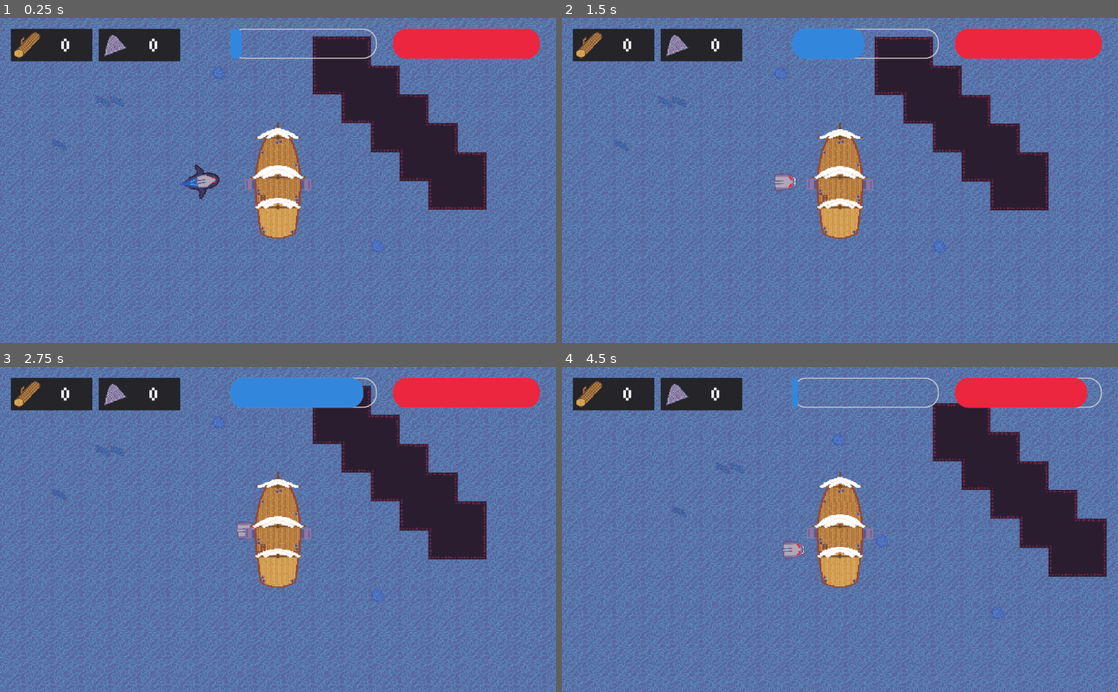
Above: before the commit, frames 1-4 (two rows, left to right).
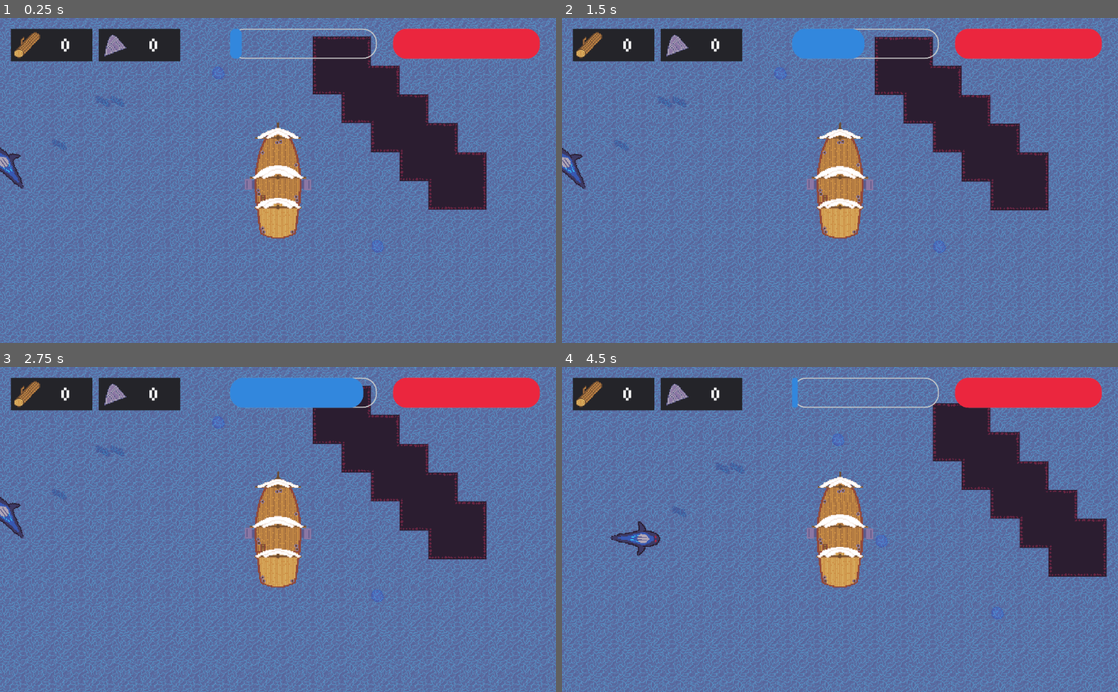
Above: after the commit, the same moments.

Repository: McLovin3/Calderia
Game: Godot game, scene res://TestScene.tscn
Two runs of this game, one before a commit and one after it. Both use one fixed random seed, a clock stepped at 60 frames per second and the inputs below.
Inputs (mouse positions are in pixels of both pictures, inside the frame that each line leads up to):
- Up to frame 1 (0.25 s): no input
- Up to frame 2 (1.5 s): tap Enter at 0.5 s; move the mouse to (962, 164) at 0.52 s; hold Middle mouse button (fish) 0.53-1.28 s; hold D (turn_right) from 0.53 s (still down); click (962, 164) at 0.67 s; tap W (up) at 0.77 s; move the mouse to (728, 196) at 1.27 s; right-click (728, 196) at 1.35 s
- Up to frame 3 (2.75 s): tap W (up) at 1.52 s; tap Middle mouse button (fish) at 1.55 s; move the mouse to (333, 458) at 2.02 s; release D (turn_right) at 2.03 s; hold A (turn_left) from 2.03 s (still down); hold Middle mouse button (fish) from 2.03 s (still down)
- Up to frame 4 (4.5 s): move the mouse to (812, 594) at 2.77 s; release A (turn_left) at 2.78 s; release Middle mouse button (fish) at 2.78 s; hold D (turn_right) 2.78-4.28 s; click (812, 594) at 2.85 s; tap W (up) at 3.02, 3.77 s; tap Middle mouse button (fish) at 3.05 s; move the mouse to (1006, 578) at 3.52 s; hold Middle mouse button (fish) 3.53-4.28 s; move the mouse to (673, 480) at 4.27 s; hold A (turn_left) from 4.28 s (still down); right-click (673, 480) at 4.35 s

The runs differ from the first frame. In frame 1, 0.6% of the frame differs, in the area x 0-40%, y 39-56%; in frame 2, 0.4%; in frame 3, 0.4%; in frame 4, 0.8%, in the area x 8-98%, y 3-60%.

Commit message:
Fixed minimum fishing speed

Diff:
--- a/PlayerShip/Scripts/PlayerShip.gd
+++ b/PlayerShip/Scripts/PlayerShip.gd
@@ -9,7 +9,7 @@
 export var acceleration : float = 0.005
 export var friction : float = 0.005
 export var wall_slow_multiplier : float = 0.1
-export var min_fish_speed : int = 2000
+export var min_fish_speed : int = 100
 export var bite_rate : float = 0.15
 export var base_hp : int = 100
 export var dash_speed : int = 1000
--- a/TestScene.tscn
+++ b/TestScene.tscn
@@ -10,7 +10,7 @@
 [node name="Navigation2D" parent="." instance=ExtResource( 2 )]
 
 [node name="Shark" parent="Navigation2D" instance=ExtResource( 3 )]
-position = Vector2( -463, 197 )
+position = Vector2( -860, 171 )
 path_to_player = NodePath("../../Player")
 
 [node name="Player" parent="." instance=ExtResource( 1 )]
